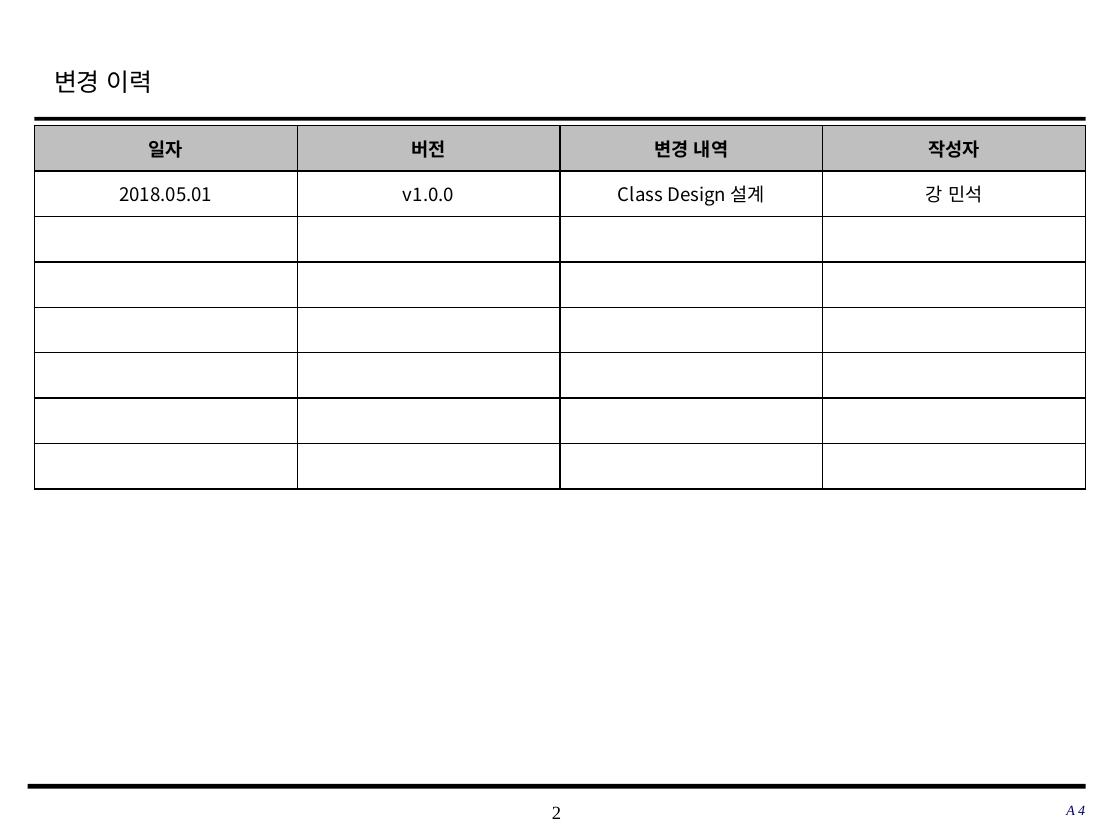
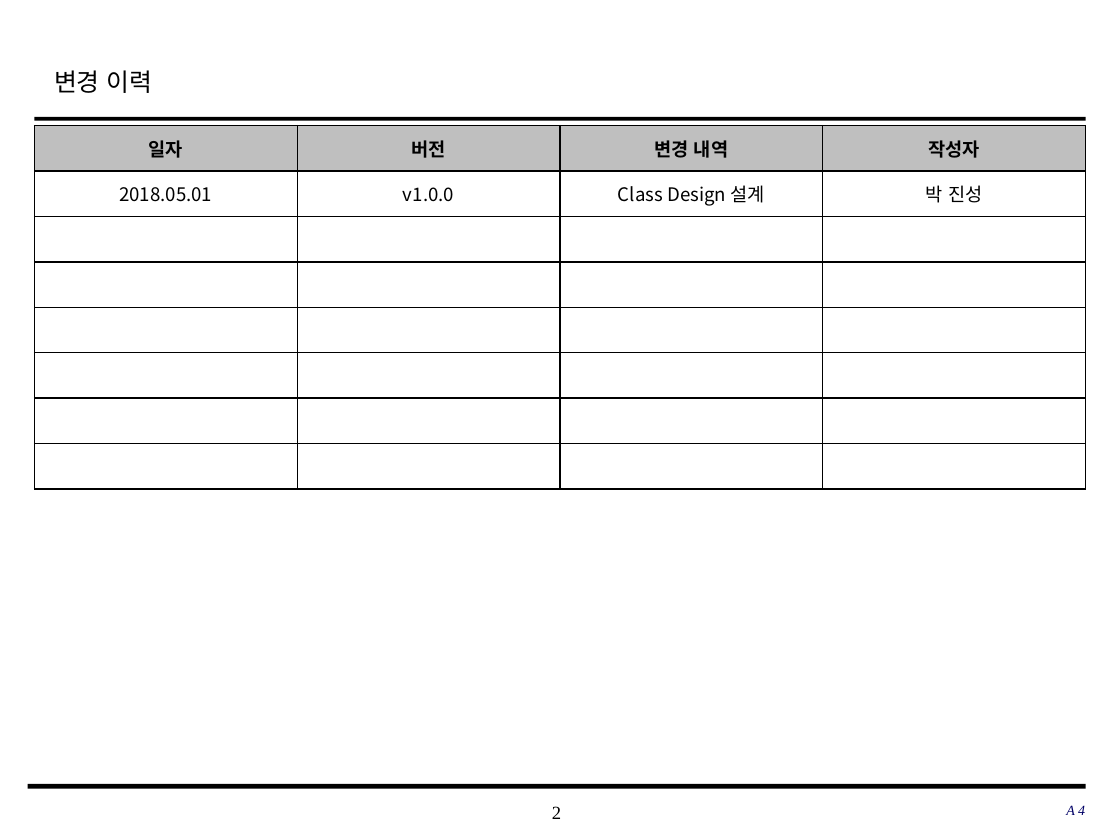
Before and after one commit to SMU-SE-Admin/18-1_4_A4_Doc, a slide deck: slide 2 of 03 설계/Class 설계서_4조_A4.pptx. Drawn at 1120x840 pixels with LibreOffice and Linux fonts; fonts in the diff are those of the drawing; background and template pictures are left out. Boxes give left, top, right and bottom in pixels: in the first picture for what was removed or moved away, otherwise in the second. Text is boxed around its words. In the diff, an @@ line names an element or a change of style, - is before the commit and + after.

Commit message:
#1107 클래스 설계서 작성
클래스 설계에 대한 세부사항 및 설계서 작성 완료

```diff
--- a/03 설계/Class 설계서_4조_A4.pptx
+++ b/03 설계/Class 설계서_4조_A4.pptx
@@ table at [35,125,1088,488] @@
-row 2, column 4: 강 민석
+row 2, column 4: 박 진성
```
